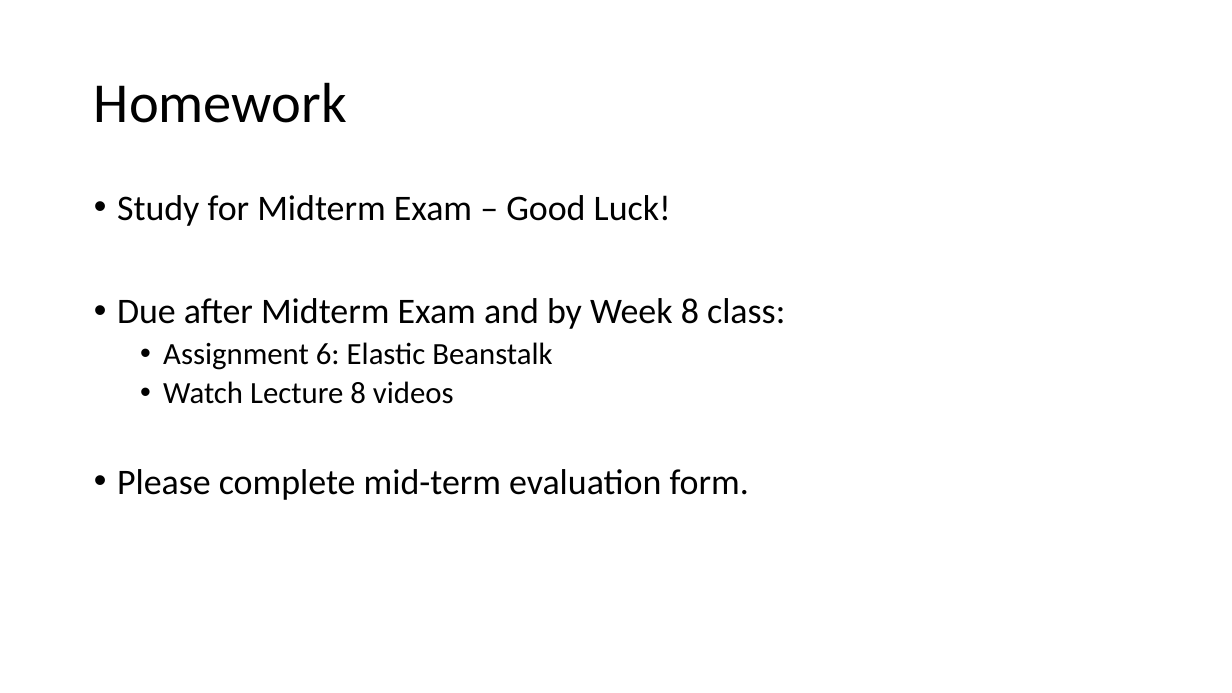
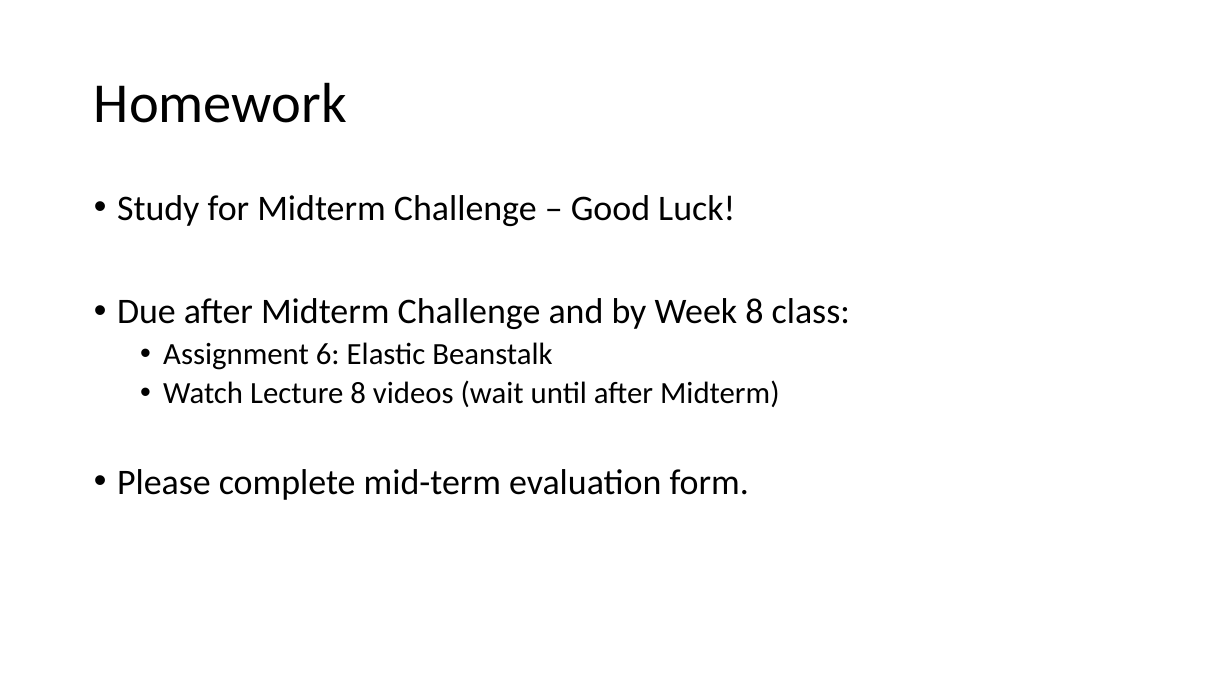
Before and after one commit to jasondbaker/infrastructure-class, a slide deck: slide 8 of review/lecture-review-week-6.pptx (slide 9 before the commit). Drawn at 1232x693 pixels with LibreOffice and Linux fonts; fonts in the diff are those of the drawing. Boxes give left, top, right and bottom in pixels: in the first picture for what was removed or moved away, otherwise in the second. Text is boxed around its words. In the diff, an @@ line names an element or a change of style, - is before the commit and + after.

```diff
--- a/review/lecture-review-week-6.pptx
+++ b/review/lecture-review-week-6.pptx
@@ text at (x1=117, y1=195, x2=850, y2=329): text changed @@
-• Study for Midterm Exam – Good Luck!
-• Due after Midterm Exam and by Week 8 class:
+• Study for Midterm Challenge – Good Luck!
+• Due after Midterm Challenge and by Week 8 class:
@@ text at (x1=163, y1=380, x2=780, y2=407): text changed @@
-  • Watch Lecture 8 videos
+  • Watch Lecture 8 videos (wait until after Midterm)
```
Also in this commit, not shown: 4 other slides changed.
